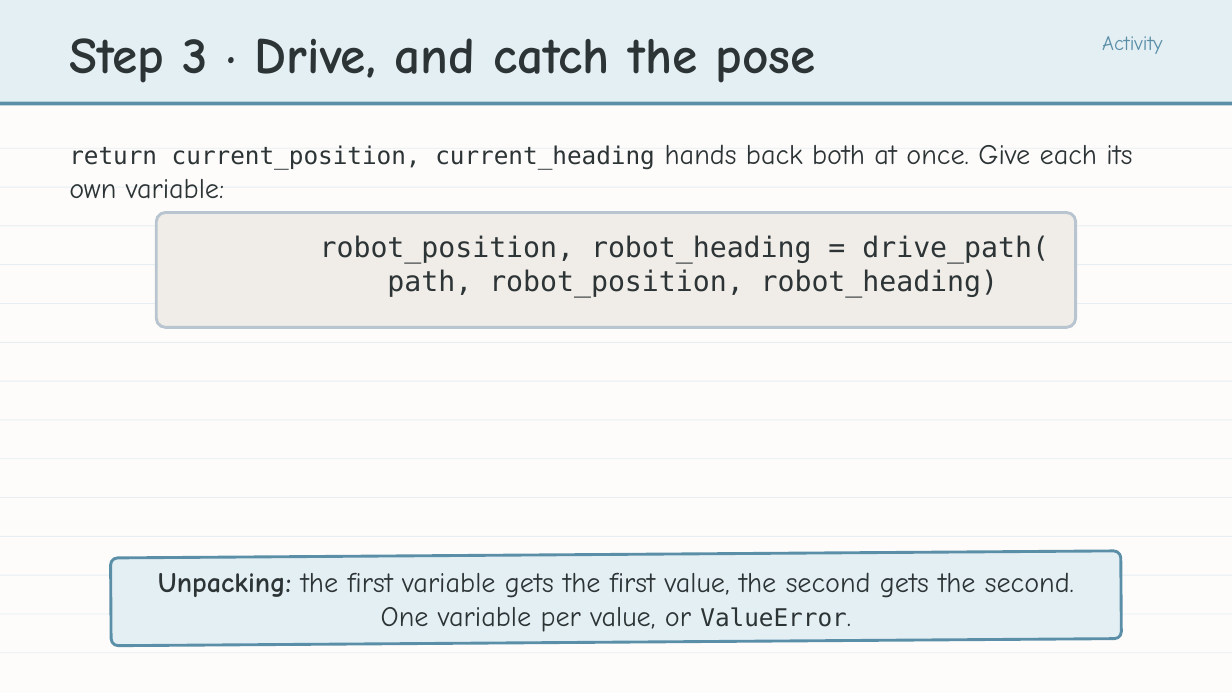
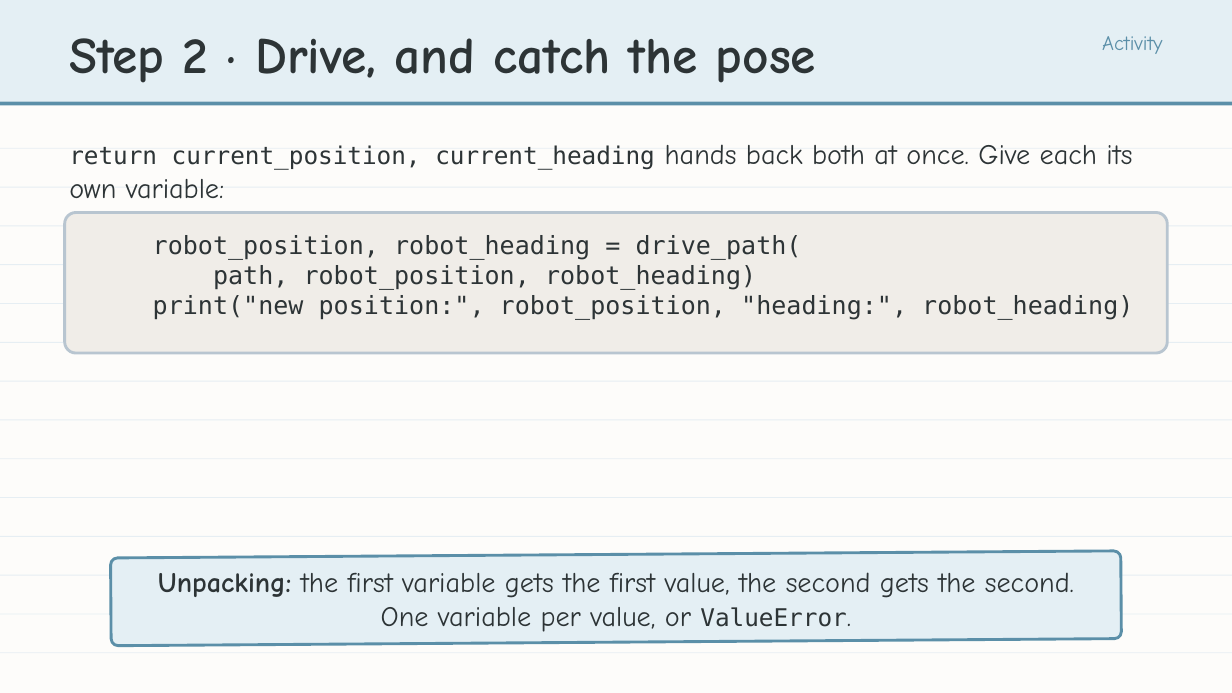
Before and after one commit to bradamiller/LearningPython, a slide deck: slide 13 of static/slides/module-04-manhattan/module-4-lesson-01-the-main-program.pptx (slide 16 before the commit). Drawn at 1232x693 pixels with LibreOffice and Linux fonts; fonts in the diff are those of the drawing. Boxes give left, top, right and bottom in pixels: in the first picture for what was removed or moved away, otherwise in the second. Text is boxed around its words. In the diff, an @@ line names an element or a change of style, - is before the commit and + after.

```diff
--- a/static/slides/module-04-manhattan/module-4-lesson-01-the-main-program.pptx
+++ b/static/slides/module-04-manhattan/module-4-lesson-01-the-main-program.pptx
@@ text at <box>69,38,816,83</box>: text changed @@
-Step 3 · Drive, and catch the pose
+Step 2 · Drive, and catch the pose
@@ rounded rectangle: place and size @@
-rounded rectangle at <box>156,213,1076,327</box>
+rounded rectangle at <box>65,213,1167,353</box>
@@ text "robot_position, robot_heading = drive_path(": place and size @@
-text "robot_position, robot_heading = drive_path(" at <box>320,235,1049,297</box>
+text "robot_position, robot_heading = drive_path(" at <box>153,235,1133,320</box>
@@ text at <box>153,235,802,290</box>: size 22 to 19.5 pt in "robot_position, robot_heading = drive_path(", "path, robot_position, robot_heading)" @@
@@ text at <box>153,295,1133,320</box>: paragraph added @@
+print("new position:", robot_position, "heading:", robot_heading)
```
Also in this commit, not shown: 16 other slides changed, 10 slides added, 5 other files.
